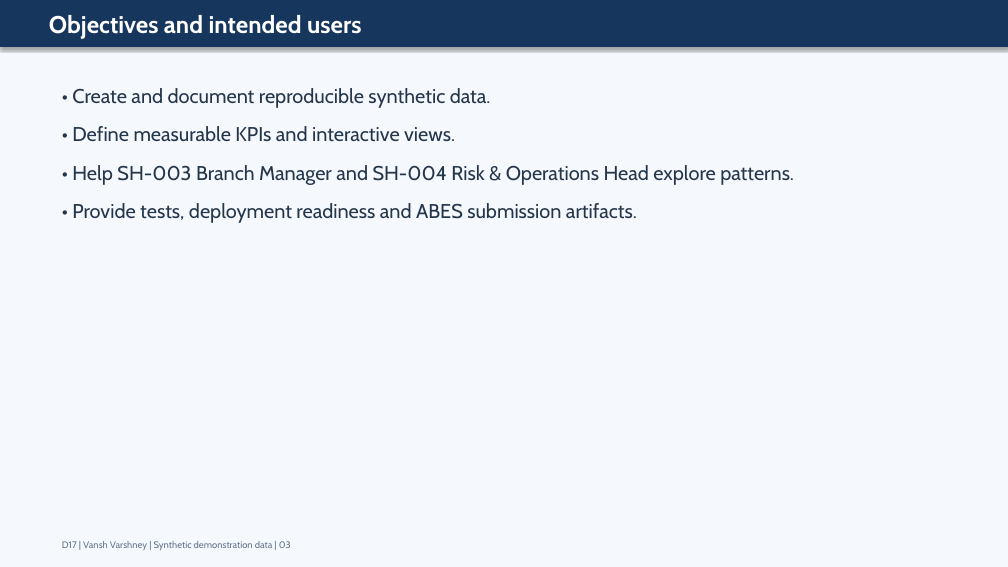
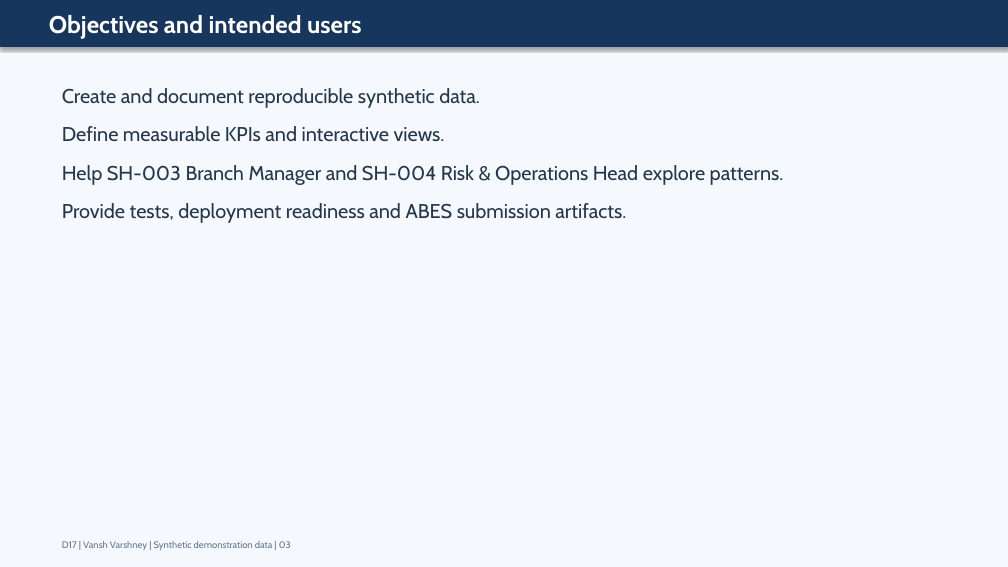
Before and after one commit to vanshvarshney59-alt/Loan-dtrendisbursement-Analysis, a slide deck: slide 3 of deliverables/18_ABES_Slide_Deck.pptx. Drawn at 1008x567 pixels with LibreOffice and Linux fonts; fonts in the diff are those of the drawing. Boxes give left, top, right and bottom in pixels: in the first picture for what was removed or moved away, otherwise in the second. Text is boxed around its words. In the diff, an @@ line names an element or a change of style, - is before the commit and + after.

Commit message:
Add submission PDFs and synthetic data package

```diff
--- a/deliverables/18_ABES_Slide_Deck.pptx
+++ b/deliverables/18_ABES_Slide_Deck.pptx
@@ text at box(62, 88, 784, 223): text changed @@
-• Create and document reproducible synthetic data.
-• Define measurable KPIs and interactive views.
-• Help SH-003 Branch Manager and SH-004 Risk & Operations Head explore patterns.
-• Provide tests, deployment readiness and ABES submission artifacts.
+Create and document reproducible synthetic data.
+Define measurable KPIs and interactive views.
+Help SH-003 Branch Manager and SH-004 Risk & Operations Head explore patterns.
+Provide tests, deployment readiness and ABES submission artifacts.
```
Also in this commit, not shown: 11 other slides changed, 33 other files.
